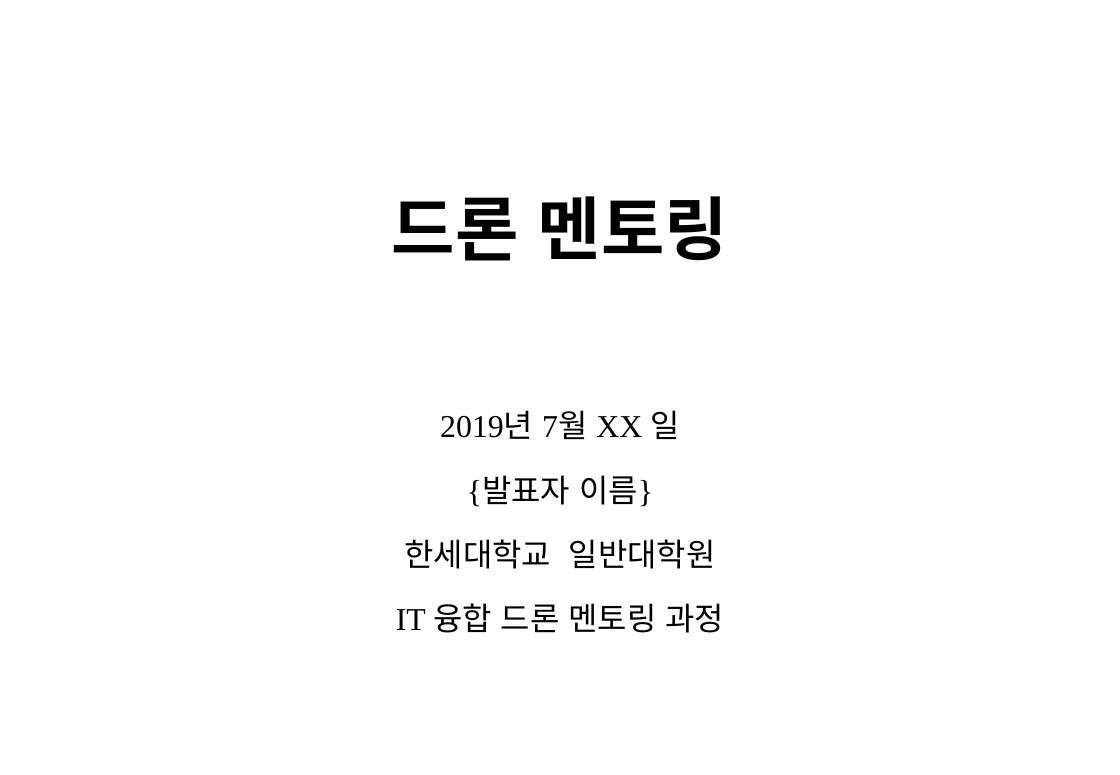
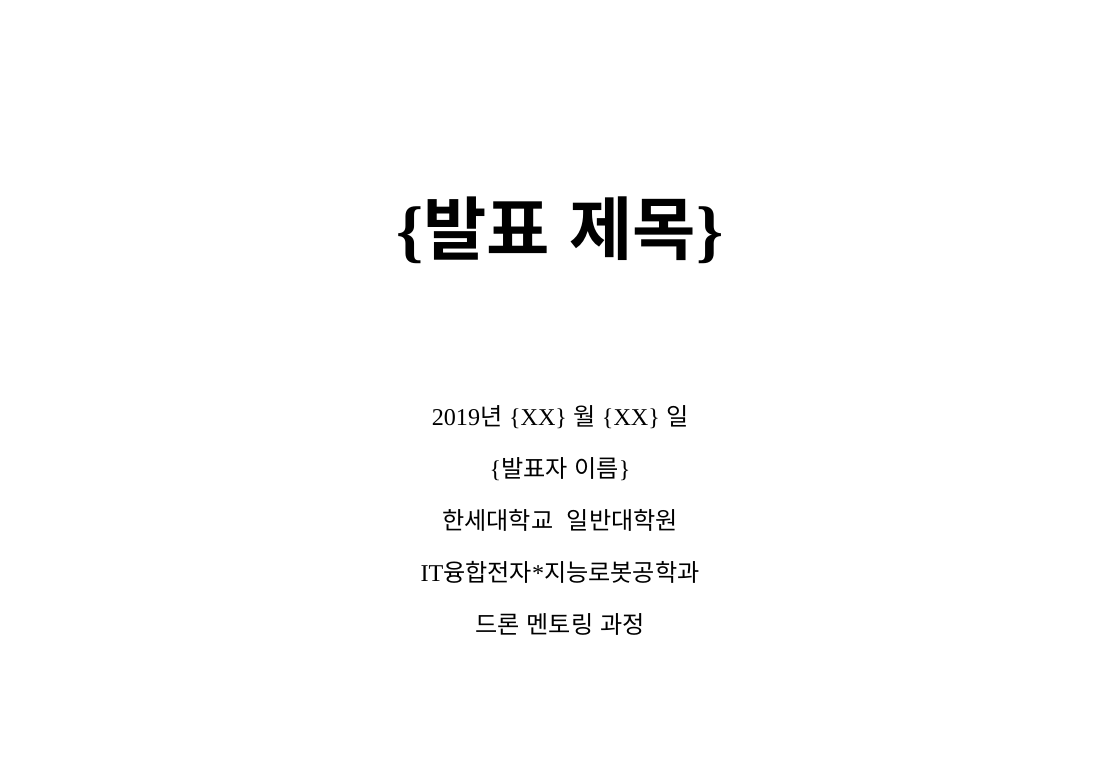
Before and after one commit to sunabove/drone_mentoring, a slide deck: slide 1 of 000 드론 멘토링 문서 템플릿.pptx. Drawn at 1120x775 pixels with LibreOffice and Linux fonts; fonts in the diff are those of the drawing. Boxes give left, top, right and bottom in pixels: in the first picture for what was removed or moved away, otherwise in the second. Text is boxed around its words. In the diff, an @@ line names an element or a change of style, - is before the commit and + after.

```diff
--- a/000 드론 멘토링 문서 템플릿.pptx
+++ b/000 드론 멘토링 문서 템플릿.pptx
@@ title at box(396, 196, 724, 264): text changed @@
-드론 멘토링
+{발표 제목}
@@ subtitle at box(432, 405, 688, 429): text changed; size 22.2 to 16.8 pt @@
-2019년 7월 XX 일
+2019년 {XX} 월 {XX} 일
@@ subtitle at box(442, 457, 678, 531): size 22.2 to 16.8 pt in "{발표자 이름}", "한세대학교 일반대학원" @@
@@ subtitle at box(421, 562, 700, 635): text changed; size 22.2 to 16.8 pt @@
-IT 융합 드론 멘토링 과정
+IT융합전자*지능로봇공학과
+드론 멘토링 과정
```
Also in this commit, not shown: 2 other slides changed, 3 other files.
